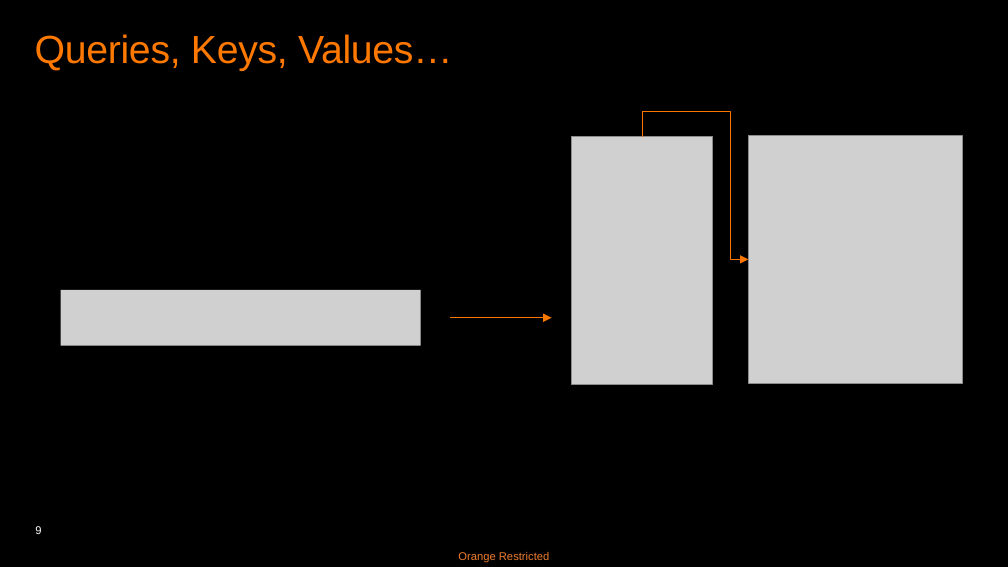
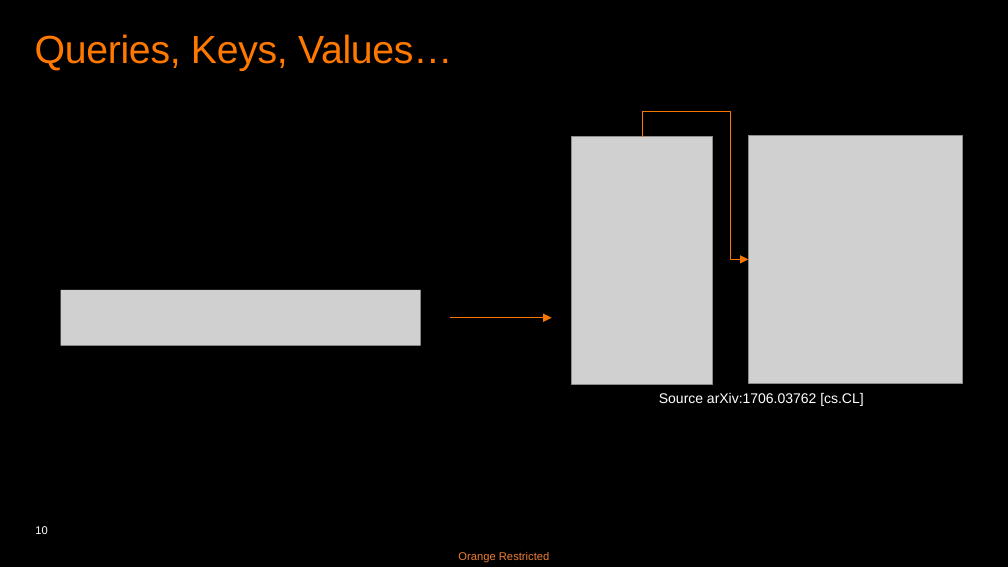
Before and after one commit to basavyr/peft-training, a slide deck: slide 10 of presentation/LORA-RPoenaru.pptx (slide 9 before the commit). Drawn at 1008x567 pixels with LibreOffice and Linux fonts; fonts in the diff are those of the drawing; grey boxes stand for pictures. Boxes give left, top, right and bottom in pixels: in the first picture for what was removed or moved away, otherwise in the second. Text is boxed around its words. In the diff, an @@ line names an element or a change of style, - is before the commit and + after.

```diff
--- a/presentation/LORA-RPoenaru.pptx
+++ b/presentation/LORA-RPoenaru.pptx
@@ text added at box(659, 393, 863, 406), 10 pt, text #FFFFFF @@
+Source arXiv:1706.03762 [cs.CL]
@@ page number at box(35, 526, 47, 534): text changed @@
-9
+10
```
Also in this commit, not shown: 2 other slides changed, 1 slide added.
